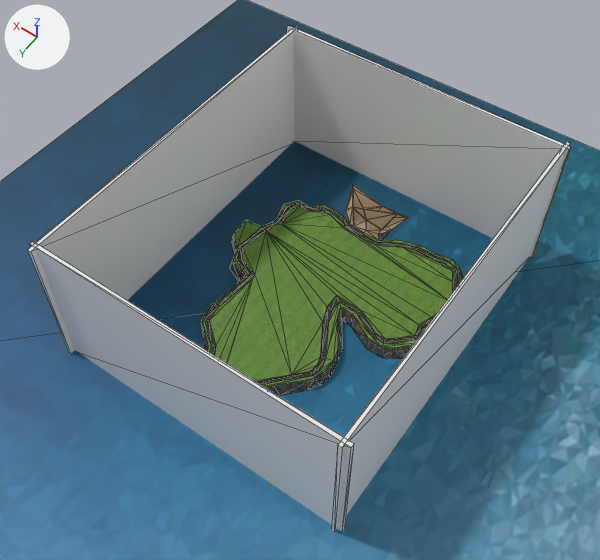
Before and after pictures for a commit that changed the glTF model Gangsta Wizards/Main/Card Shark Campaign/Map Assets/Island.glb.
The view is the same before and after, from a camera (50 mm lens) standing at (-753.0, 1298.0, 1861.0) and looking at (22.0, 212.0, 156.0). The lights are fixed; the arrows at upper left show +X, +Y and +Z. The first picture is the older version. Mesh edges are drawn as thin lines on the coarser meshes. Where no turn or scale is listed for an object, it has been applied to the vertices. Vertices at exactly the same position are counted once.

Objects in the first picture: 'Ground', 'Ocean', 'colonly_MapBorder', 'colonly_MapBorder.001', 'colonly_MapBorder.002', 'colonly_MapBorder.003' and 4 more.
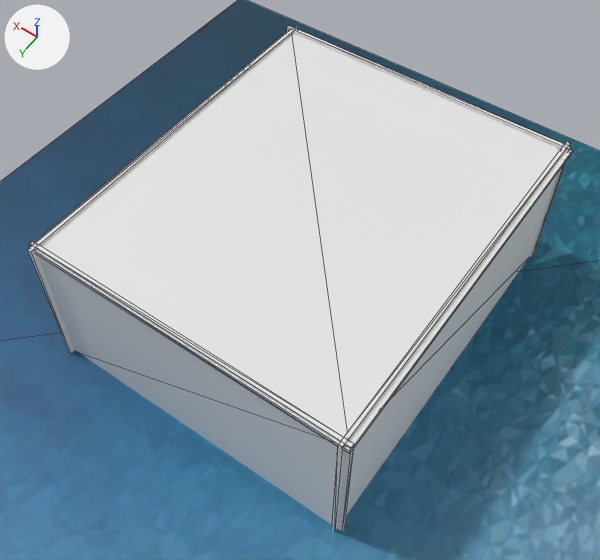
Boxes [x1, y1, x2, y2] around the edits, measured in the pictures (600 x 560 px):
'colonly_MapRoof', added
    after: [29, 31, 573, 454]
'Ground', reshaped (not visible afterwards)
    before: [201, 185, 463, 396]
part 1 of me_plane, built on (green)
    before: [227, 211, 453, 382]
part 2 of me_plane, recoloured
    before: [362, 233, 378, 242]
'colonly_MapBorder.003', unchanged, covered by the edit
    both: [287, 26, 571, 257]
'colonly_MapBorder', unchanged, covered by the edit
    both: [28, 27, 298, 354]

What changed in the scene script:
```text
Change me_plane:
    used by ob_ground; location = (28.0, -119.0, 0.0); scale = (60.1, 60.1, 60.1)
    remove me_plane.from_pydata(...)  # 194 vertices, 384 faces; spans x -6.26..5.21, y -2.87..11.33, z -0.06..0.55
    add me_plane.from_pydata(...)  # 220 vertices, 436 faces; spans x -6.26..5.21, y -2.87..11.33, z -0.06..0.64
    me_plane part 1
    35 faces are deleted
    26 vertices are added at x -4.61..-0.48, y -0.54..3.15, z 0.55..0.64
    1 new face joins them, mat_asphalt (dark grey #322e2e)
    86 new faces join them, mat_grass (picture img_grass)
    me_plane part 2: 2 faces spanning x -0.83..0.02, y 0.03..0.21, z 0.55 switch from mat_grass (picture img_grass) to mat_asphalt (dark grey #322e2e)
Add me_cube_027:
    me_cube_027.from_pydata(...)  # a box spanning x -438.0..438.0, y -551.0..466.0, z -5.0..5.0
Add ob_colonly_maproof:
    ob_colonly_maproof = bpy.data.objects.new('colonly_MapRoof', me_cube_027)
    ob_colonly_maproof.location = (27.0, 190.0, 406.0)
```
